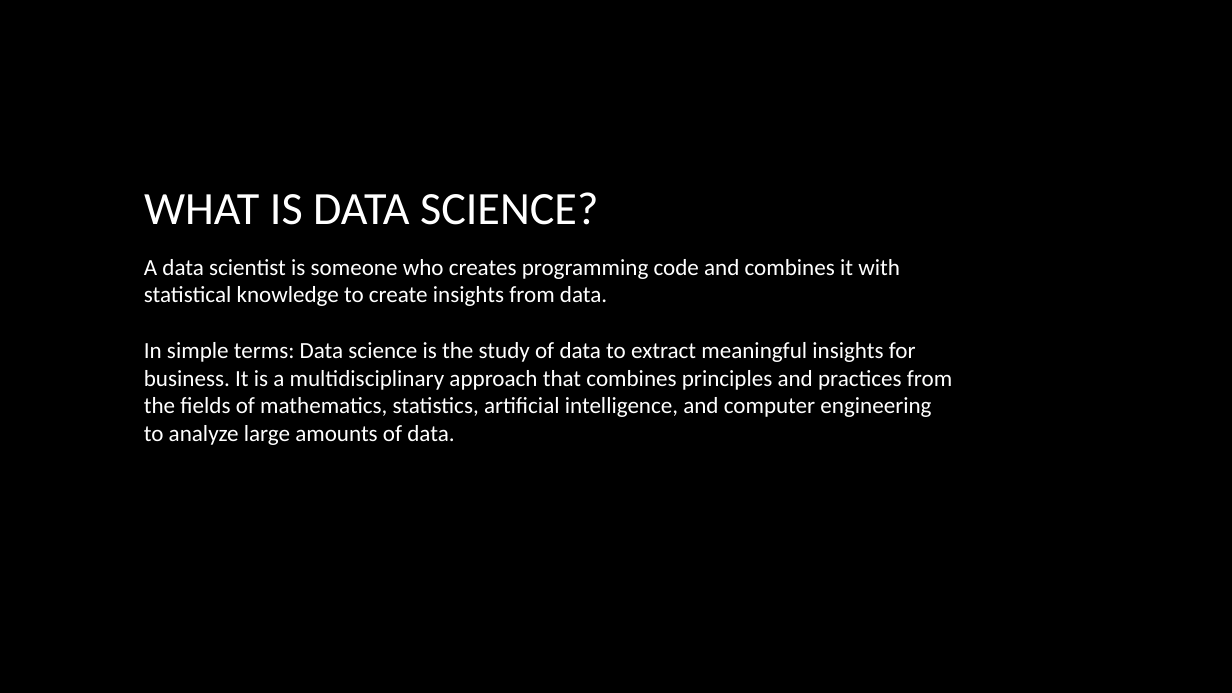
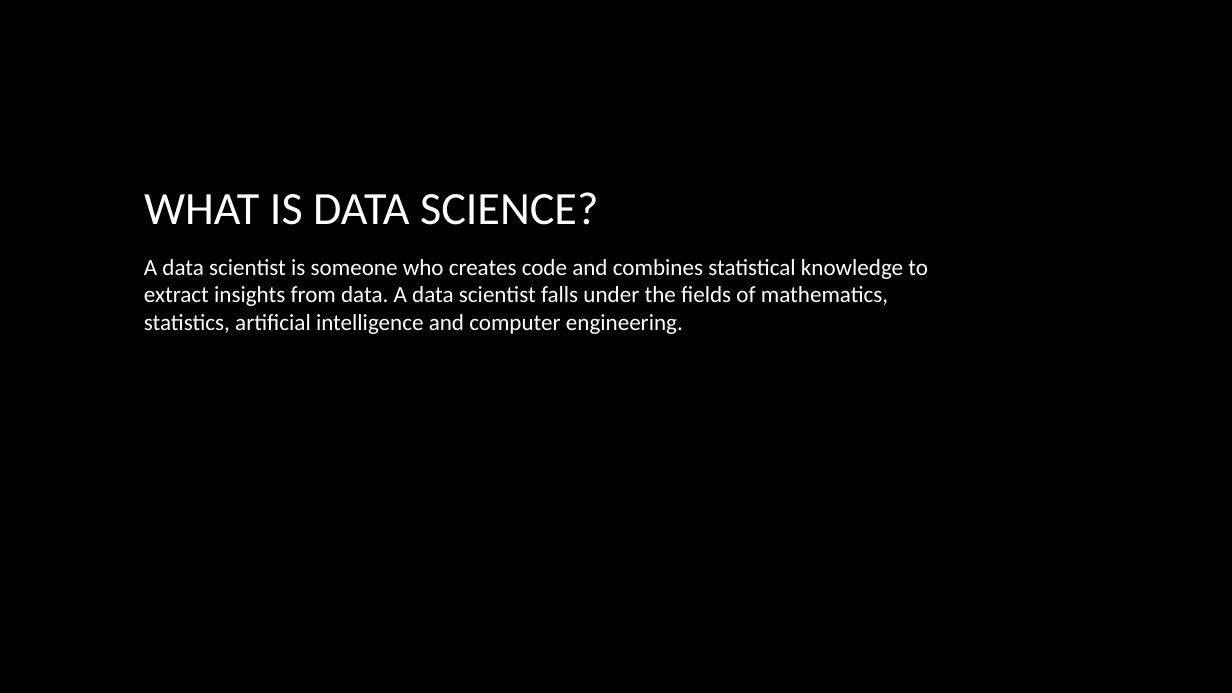
Before and after one commit to dalikey/portfolio-data-science, a slide deck: slide 2 of What is Data Science.pptx. Drawn at 1232x693 pixels with LibreOffice and Linux fonts; fonts in the diff are those of the drawing; background and template pictures are left out. Boxes give left, top, right and bottom in pixels: in the first picture for what was removed or moved away, otherwise in the second. Text is boxed around its words. In the diff, an @@ line names an element or a change of style, - is before the commit and + after.

```diff
--- a/What is Data Science.pptx
+++ b/What is Data Science.pptx
@@ text at bbox=[144, 259, 928, 334]: text changed @@
-A data scientist is someone who creates programming code and combines it with statistical knowledge to create insights from data.
-In simple terms: Data science is the study of data to extract meaningful insights for business. It is a multidisciplinary approach that combines principles and practices from the fields of mathematics, statistics, artificial intelligence, and computer engineering to analyze large amounts of data.
+A data scientist is someone who creates code and combines statistical knowledge to extract insights from data. A data scientist falls under the fields of mathematics, statistics, artificial intelligence and computer engineering.
```
Also in this commit, not shown: 5 other slides changed, 1 slide removed, 1 other file.
